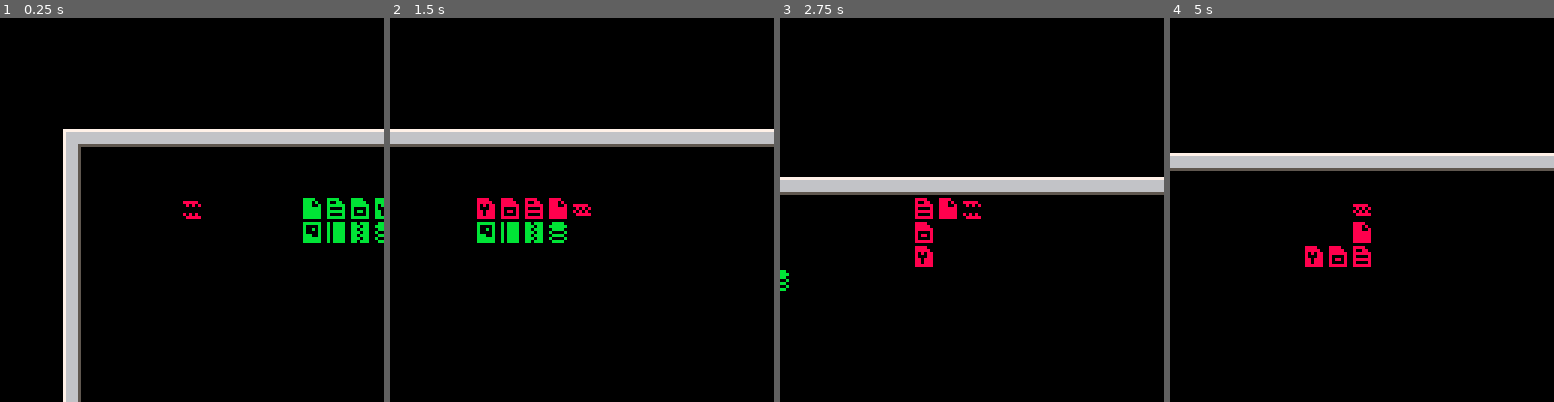
Above: before the commit, frames 1-4 (left to right).
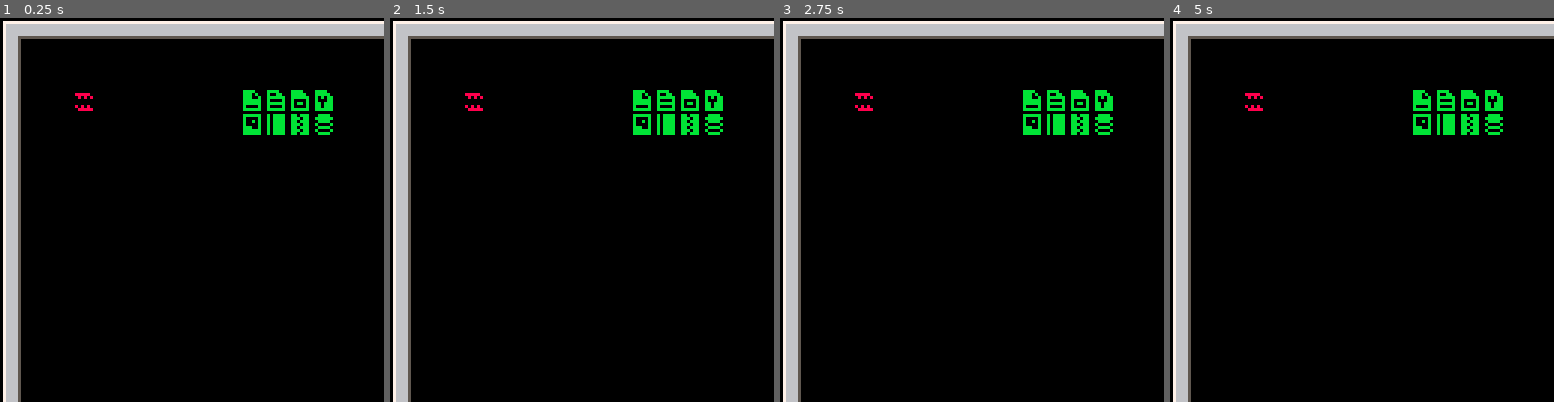
Above: after the commit, the same moments.

Repository: alxgnon/pico-8
Game: PICO-8 cartridge worm.p8
Same seed, same stepped clock (60 frames per second), same inputs: the game is played once before the commit and once after it.
Inputs:
- Up to frame 1 (0.25 s): no input
- Up to frame 2 (1.5 s): tap X (X key) at 0.33, 1.07 s; tap O (Z key) at 0.7 s
- Up to frame 3 (2.75 s): hold Right 1.6-2.1 s; tap O (Z key) at 1.7, 2.1, 2.5 s; tap X (X key) at 1.85 s; hold Up 2.15-2.42 s; hold Right from 2.47 s (still down)
- Up to frame 4 (5 s): tap O (Z key) every 0.4 s from 2.9 to 4.9 s; tap X (X key) at 2.97, 4.08 s; release Right at 3.03 s; hold Left 3.08-3.58 s; hold Down 3.63-3.97 s; hold Right 4.02-4.68 s; hold Up from 4.73 s (still down)

The runs differ from the first frame. In frame 1, 19% of the frame differs, in the area x 0-100%, y 0-100%; in frame 2, 16%; in frame 3, 16%; in frame 4, 16%.

Commit message:
wip better game over

Diff:
--- a/worm.p8
+++ b/worm.p8
@@ -14,6 +14,13 @@
 			end
 		end
 	end
+end
+
+-- you lose
+function gameover()
+	sfx(02)
+	gameover = true
+	rumble(1, 2)
 end
 
 -- worm -----------------------
@@ -36,21 +43,20 @@
 
 -- move worm w/ collision
 function move_worm(worm)
-	local aim = worm.aim - 1
-	local tile, tx, ty
-
-	repeat
-		aim = (aim + 1) % 4
-		tx, ty = worm.x, worm.y
-
-		if (aim == 0) tx -= 1
-		if (aim == 1) tx += 1
-		if (aim == 2) ty -= 1
-		if (aim == 3) ty += 1
-
-		tile = mget(tx, ty)
-	until not fget(tile, 0)
-			and not fget(tile, 2)
+	local aim = worm.aim
+	local tx,ty = worm.x,worm.y
+
+	if (aim == 0) tx -= 1
+	if (aim == 1) tx += 1
+	if (aim == 2) ty -= 1
+	if (aim == 3) ty += 1
+
+	tile = mget(tx, ty)
+
+	if fget(tile, 2)
+	or fget(tile, 0) then
+		gameover()
+	end
 
 	worm.aim = aim
 	worm_eat(worm,tile,tx,ty)
@@ -58,8 +64,9 @@
 	local bx,by=shift_worm(worm)
 
 	mset(bx, by, 000)
-	mset(tx, ty, 056 + turn%2)
-	worm.x, worm.y = tx, ty
+	mset(tx, ty, 056 + t%2)
+
+	worm.x,worm.y = tx,ty
 end
 
 -- eat files and poop them out
@@ -75,7 +82,7 @@
 
 	if fget(tile, 3) then
 		worm.dig = tile + 16
-		sfx(turn % 2)
+		sfx(t % 2)
 	end
 end
 
@@ -97,28 +104,47 @@
 -- callbacks ------------------
 
 function _init()
-	turn = 0
+	t = 0
 	worm = make_worm()
 end
 
 function _update()
-	turn += 0.25
+	t += 0.25
+	if (gameover) return
+
 	aim_worm(worm)
 
-	if flr(turn) == turn then
+	if flr(t) == t then
 		move_worm(worm)
 	end
 end
 
 function _draw()
 	cls()
-	camera(worm.x*8-60,worm.y*8-60)
+	cam(worm.x*8-60,worm.y*8-60)
 	map(0,0,0,0,128,64)
+end
+
+-- rumble ---------------------
+function rumble(dt, power)
+	rumstop = t + dt
+	rumpower = power
+end
+
+function cam(cx, cy)
+	if t < (rumstop or 0) then
+		camera(
+		cx+rnd(rumpower)-rumpower/2,
+		cy+rnd(rumpower)-rumpower/2)
+	elseif rumstop then
+		camera(cx, cy)
+		rumstop = nil
+	end
 end
 -->8
 -- todo -----------------------
 
--- no blocking yourself
+-- prevent turning backwards
 __gfx__
 00000000076666500000000000000000000000000766665007666650000000000000000000000000000000000000000000000000000000000000000000000000
 00000000076666500777777777777750777777777766665007666650077777500000000000000000000000000000000000000000000000000000000000000000
@@ -141,7 +167,7 @@
 0bbb00b00bbbbbb00bbbbbb00b0b0bb00b00b0b00b0bbbb00bb0bbb000bbbb000000000000000000000000000000000000000000000000000000000000000000
 0bbbbbb00b0000b00b0000b00b000bb00b0000b00b0bbbb00bbb0bb00b0000b00000000000000000000000000000000000000000000000000000000000000000
 0bbbbbb00bbbbbb00b0bb0b00bb0bbb00bbb00b00b0bbbb00bb0bbb000bbbb000000000000000000000000000000000000000000000000000000000000000000
-0bbbbbb00b0000b00b0000b00bb0bbb00bbbbbb00b0bbbb00bbb0bb00b0000b00000000000000000000000000000000000000000000000000000000000000000
+0b0000b00b0000b00b0000b00bb0bbb00bbbbbb00b0bbbb00bbb0bb00b0000b00000000000000000000000000000000000000000000000000000000000000000
 0bbbbbb00bbbbbb00bbbbbb00bbbbbb00bbbbbb00b0bbbb00bb0bbb000bbbb000000000000000000000000000000000000000000000000000000000000000000
 00000000000000000000000000000000000000000000000000000000000000000000000000000000000000000000000000000000000000000000000000000000
 08888000088880000888800008888000088888800808888008808880008888000000000000000000000000000000000000000000000000000000000000000000
@@ -249,7 +275,7 @@
 21010101010101010101010101010101010101010101010101010101010101010101010101010101010101010101010101010101010101010101010101010101
 01010101010101010101010101010101010101010101010101010101010101010101010101010101010101010101010101010101010101010101010101010131
 __gff__
-0004040404040404000000000000000004040404040404040000000000000000080808080808080800000000000000000101010101010101030300000000000000000000000000000000000000000000000000000000000000000000000000000000000000000000000000000000000000000000000000000000000000000000
+0004040404040404000000000000000004040404040404040000000000000000080808080808080800000000000000000101010101010101010100000000000000000000000000000000000000000000000000000000000000000000000000000000000000000000000000000000000000000000000000000000000000000000
 0000000000000000000000000000000000000000000000000000000000000000000000000000000000000000000000000000000000000000000000000000000000000000000000000000000000000000000000000000000000000000000000000000000000000000000000000000000000000000000000000000000000000000
 __map__
 0210101010101010101010101010101010101010101010101010101010101010101010101010101010101010101010101010101010101010101010101010101010101010101010101010101010101010101010101010101010101010101010101010101010101010101010101010101010101010101010101010101010101003
Not shown, changed: the sound effects (__sfx__) section of worm.p8
